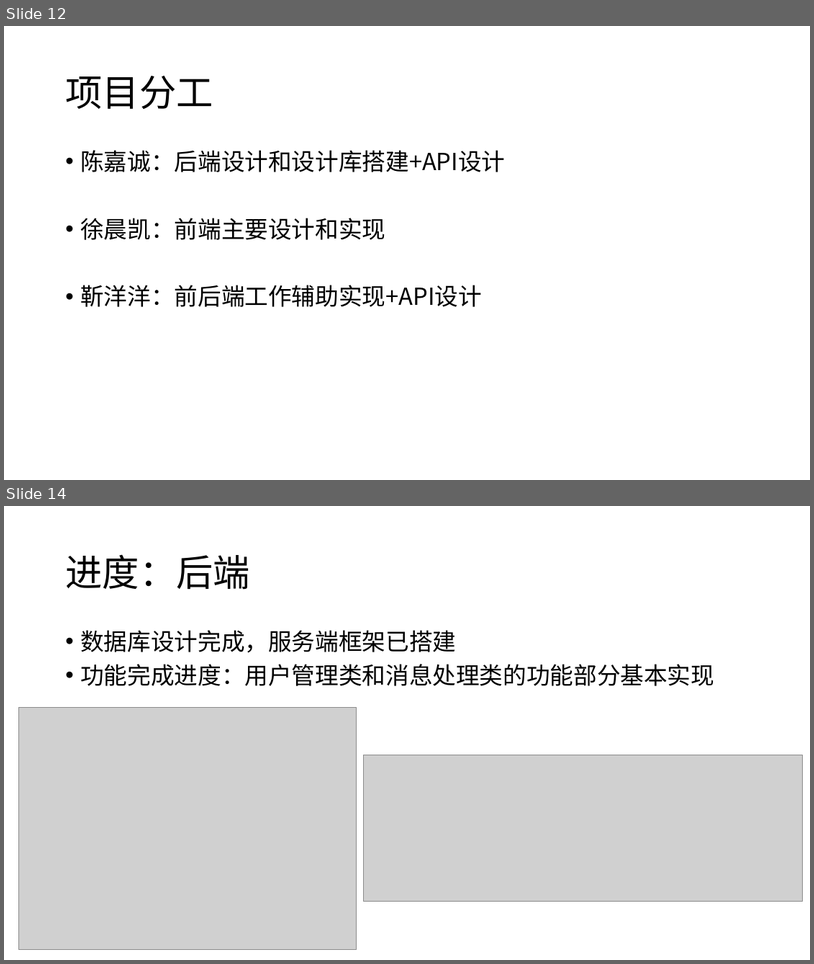
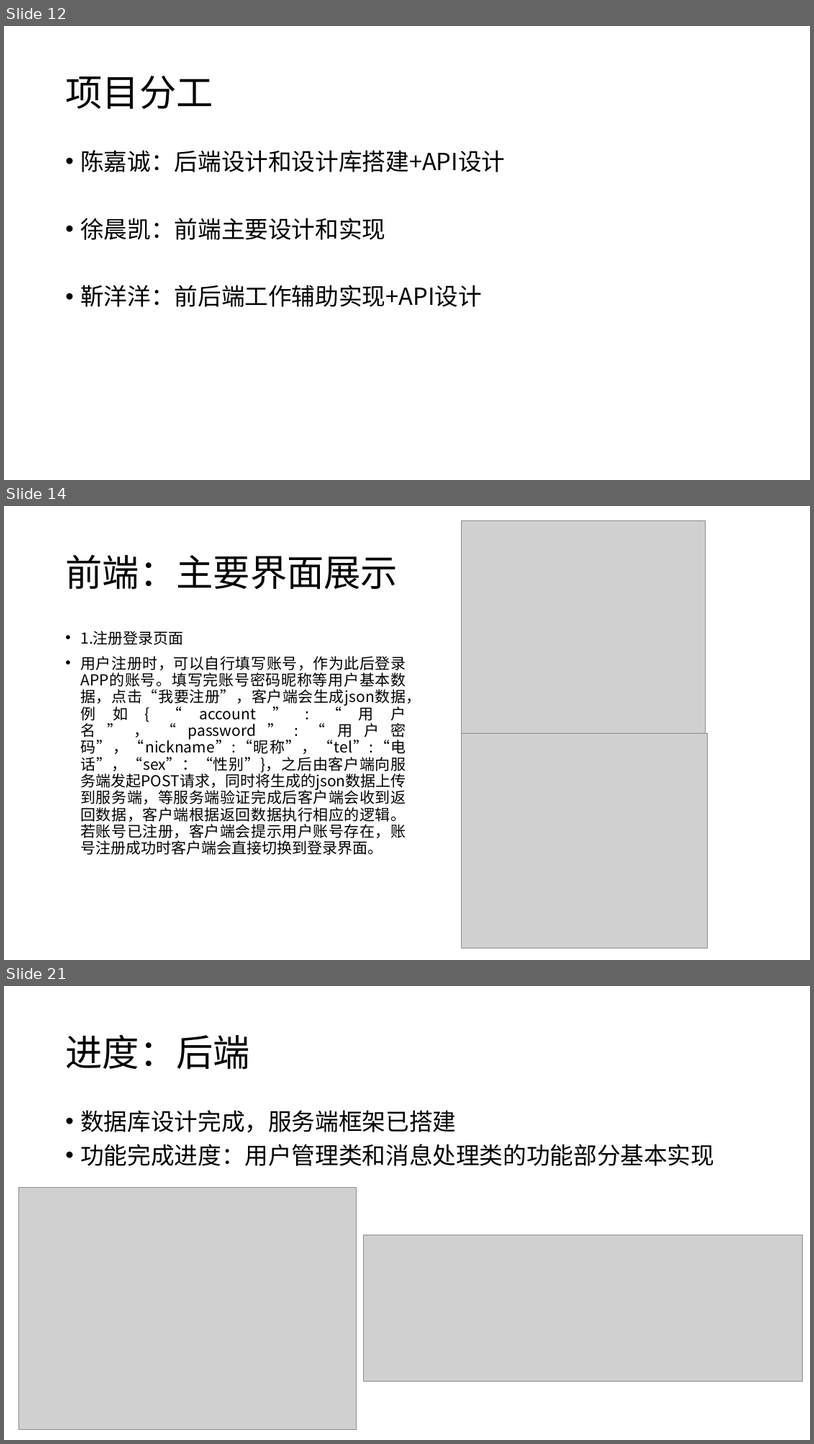
Before and after one commit to Android-Good-Goods/-, a slide deck: design/好物-期中汇报.pptx. Shown one above the other, each under a label of ours: slides 12 and 14 before the commit, slides 12, 14 and 21 after it; the slides between them are not shown. The pictures are 814x964 and 814x1444 pixels, drawn with LibreOffice and Linux fonts; fonts in the diff are those of the drawing; grey boxes stand for pictures. Boxes give left, top, right and bottom in pixels: in the first picture for what was removed or moved away, otherwise in the second. Text is boxed around its words. In the diff, an @@ line names an element or a change of style, - is before the commit and + after.

Commit message:
其中PPT2.0

```diff
--- a/design/好物-期中汇报.pptx
+++ b/design/好物-期中汇报.pptx
@@ slide 14 added at (4, 506, 810, 960), background #FFFFFF @@
@@ picture added at (462, 520, 706, 733) @@
@@ title added at (65, 554, 398, 590), 44 pt, text #000000 @@
+前端：主要界面展示
@@ text added at (80, 631, 421, 854), 18 pt, text #000000 @@
+• 1.注册登录页面
+• 用户注册时，可以自行填写账号，作为此后登录APP的账号。填写完账号密码昵称等用户基本数据，点击“我要注册”，客户端会生成json数据，例如{“account”:“用户名”，“password”:“用户密码”，“nickname”:“昵称”，“tel”:“电话”，“sex”：“性别”}，之后由客户端向服务端发起POST请求，同时将生成的json数据上传到服务端，等服务端验证完成后客户端会收到返回数据，客户端根据返回数据执行相应的逻辑。若账号已注册，客户端会提示用户账号存在，账号注册成功时客户端会直接切换到登录界面。
@@ picture added at (462, 733, 708, 948) @@
@@ what was slide 14 is now slide 21 @@
```
Also in this commit, not shown: 1 slide changed, 6 other slides added.
